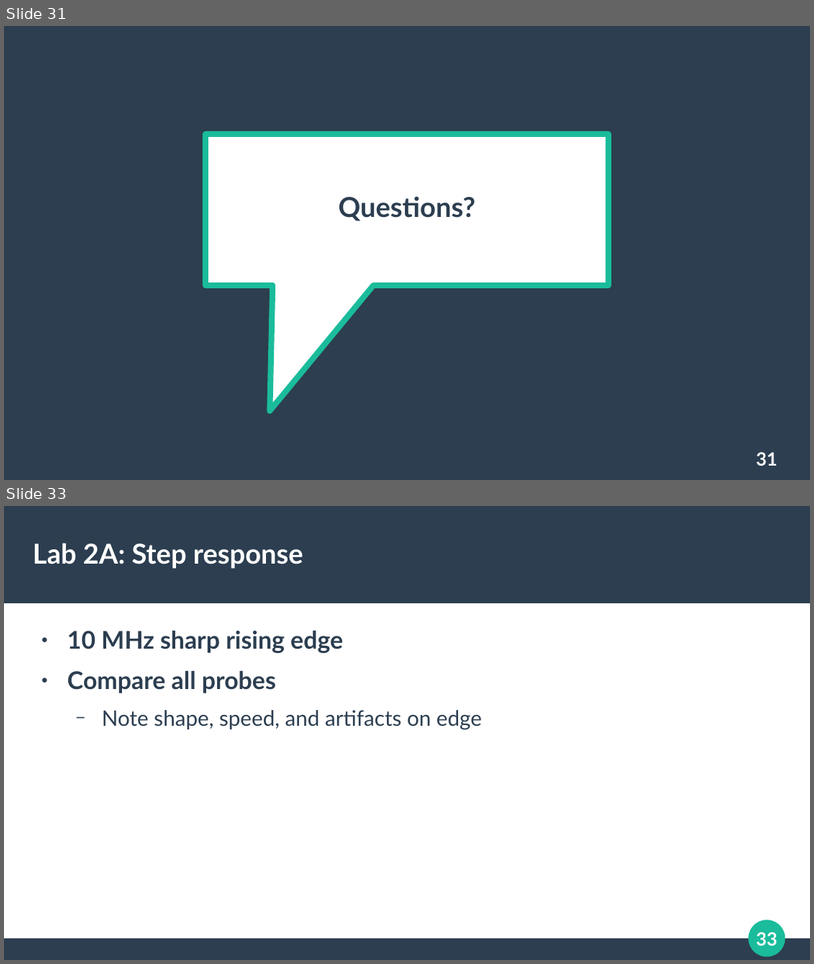
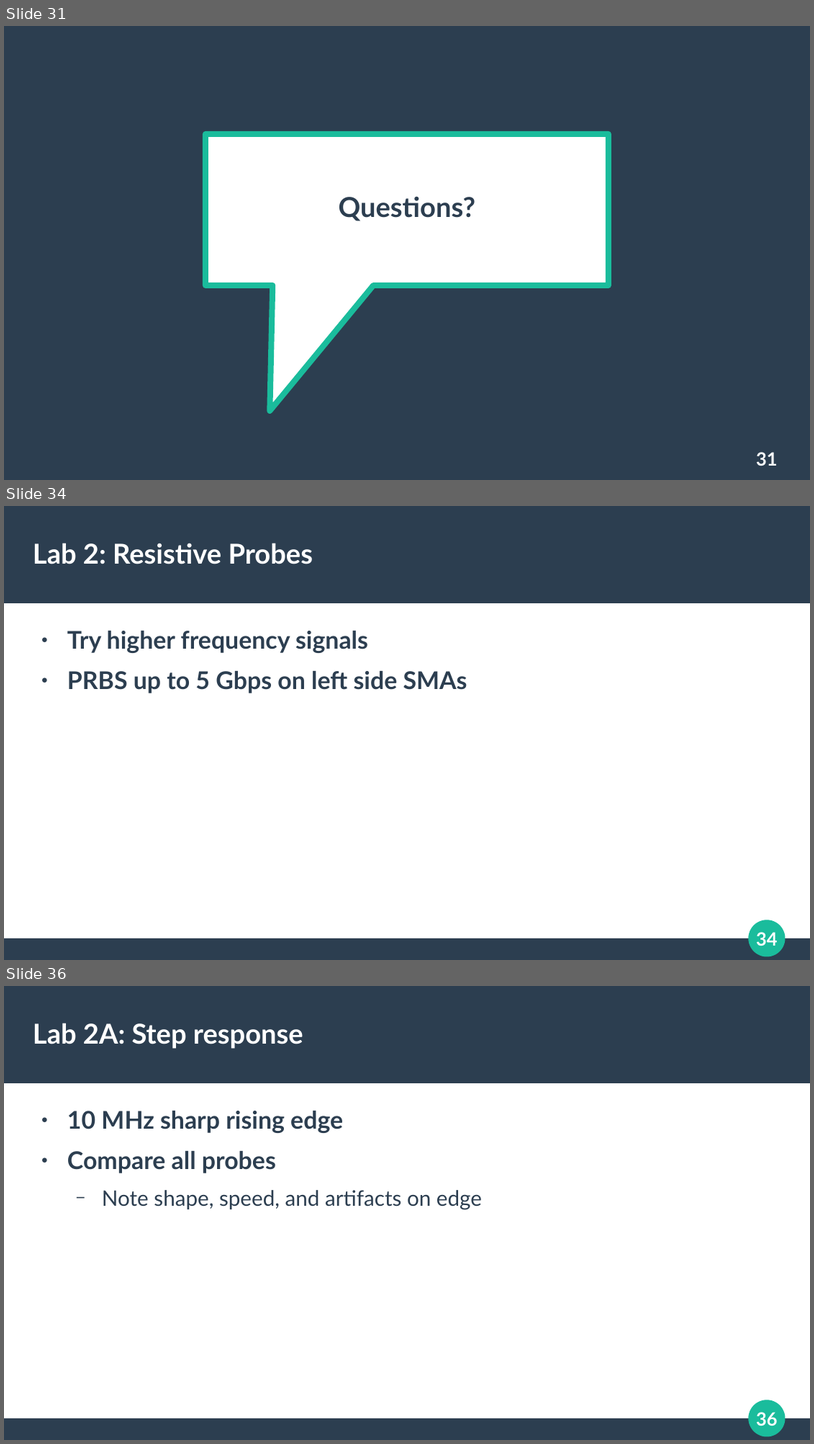
Before and after one commit to azonenberg/electronics-training, a slide deck: oscilloscope-probing/sec03-resistive.odp. Shown one above the other, each under a label of ours: slides 31 and 33 before the commit, slides 31, 34 and 36 after it; the slides between them are not shown. The pictures are 814x964 and 814x1444 pixels, drawn with LibreOffice and Linux fonts; fonts in the diff are those of the drawing. Boxes give left, top, right and bottom in pixels: in the first picture for what was removed or moved away, otherwise in the second. Text is boxed around its words. In the diff, an @@ line names an element or a change of style, - is before the commit and + after.

Commit message:
Resistive probes is decently final-ish

```diff
--- a/oscilloscope-probing/sec03-resistive.odp
+++ b/oscilloscope-probing/sec03-resistive.odp
@@ slide 34 added at (4, 506, 810, 960), background #FFFFFF; not listed: 4 template elements that a slide beside it also shows @@
@@ title added at (33, 543, 314, 564), 27 pt, text #FFFFFF, bold @@
+Lab 2: Resistive Probes
@@ text added at (67, 631, 468, 693), 24 pt, text #2C3E50, bold @@
+● Try higher frequency signals
+● PRBS up to 5 Gbps on left side SMAs
@@ what was slide 33 is now slide 36 @@
@@ page number at (756, 1412, 777, 1426): text changed @@
-33
+36
```
Also in this commit, not shown: 3 slides changed, 2 other slides added.
